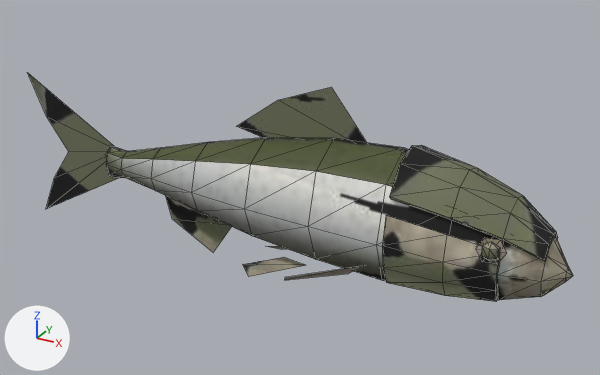
Two versions of the glTF model arte/modelos/fauna/peixes/peixe_couraca/peixe_couraca.glb, one commit apart.
Rendered twice from a camera (50 mm lens) standing at (0.207, -0.374, 0.246) and looking at (-0.003, 0.008, 0.055). Arrows for +X, +Y and +Z are at lower left; the lights stay in place. The first picture is the older version. Mesh edges are drawn as thin lines. Vertices at exactly the same position are counted once.

Before the edit, the objects in view are built like this:
```python
me_peixe_couraca_malha = bpy.data.meshes.new('peixe_couraca_malha')
me_peixe_couraca_malha.from_pydata(...)  # 243 vertices, 371 faces; spans x -0.2..0.153, y -0.043..0.043, z 0.0..0.12
me_peixe_couraca_malha.materials.append(mat_peixe_couraca_tex)  # picture img_peixe_couraca_cor
ob_peixe_couraca_corpo = bpy.data.objects.new('peixe_couraca_corpo', me_peixe_couraca_malha)
ob_peixe_couraca_corpo.location = (0.0, 0.0, 0.0)
```
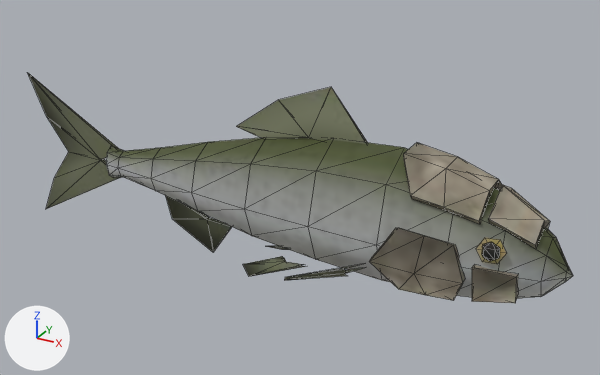
The change in detail:
me_peixe_couraca_malha is used by ob_peixe_couraca_corpo; location (0.0, 0.0, 0.0).
me_peixe_couraca_malha had 243 vertices, 371 faces and spanned x -0.2..0.153, y -0.043..0.043, z 0.0..0.12.
me_peixe_couraca_malha now has 273 vertices, 396 faces and spans x -0.2..0.153, y -0.043..0.043, z 0.0..0.12.
me_peixe_couraca_malha part 1: the loose piece of 34 vertices spanning x 0.066..0.141, y -0.026..0.027, z 0.054..0.096 is rebuilt with 22 vertices and now spans x 0.065..0.11, y -0.024..0.025, z 0.07..0.094.
me_peixe_couraca_malha part 2: the loose piece of 22 vertices spanning x 0.066..0.122, y -0.033..-0.017, z 0.028..0.069 is rebuilt with 17 vertices and now spans x 0.059..0.107, y -0.032..-0.019, z 0.025..0.064.
Part 3, on me_peixe_couraca_malha:
14 vertices are removed from x -0.128..0.056, y -0.029..0.029, z 0.017..0.088.
19 faces are deleted.
7 vertices in x -0.122, y -0.007..0.007, z 0.039..0.055 move by (-0.003, 0.0, 0.0).
1 vertex moves from x -0.122, y 0.0, z 0.058 to x -0.125, y 0.0, z 0.057.
42 vertices are added at x -0.143..0.056, y -0.031..0.031, z 0.015..0.09.
52 new faces join them.
Part 4, on me_peixe_couraca_malha:
4 vertices are removed from x 0.118, y -0.028..0.022, z 0.057..0.063.
16 faces are deleted.
4 vertices in x 0.122, y -0.026..0.024, z 0.057..0.063 move by (-0.001, -0.001, 0.0).
4 vertices in x 0.114, y -0.026..0.024, z 0.057..0.063 move by (0.001, -0.001, 0.0).
28 vertices are added at x 0.111..0.136, y -0.03..0.03, z 0.03..0.084.
44 new faces join them.
me_peixe_couraca_malha part 5: 212 kept faces spanning x -0.139..0.153, y -0.031..0.031, z 0.017..0.094 get new texture (UV) coordinates.
Other edits to the shape of me_peixe_couraca_malha do not show in these pictures.

What differs and where, as boxes [x1, y1, x2, y2] in the pictures (600 x 375 px):
'peixe_couraca_corpo', reshaped
    before: [28, 73, 573, 302]
    after: [28, 73, 573, 303]
part 1 of me_peixe_couraca_malha, rebuilt (41% narrower, 30% shorter)
    before: [390, 145, 558, 261]
    after: [403, 143, 502, 224]
part 2 of me_peixe_couraca_malha, rebuilt (18% narrower, 17% shorter)
    before: [382, 215, 499, 302]
    after: [369, 228, 465, 300]
part 3 of me_peixe_couraca_malha, built on
    before: [28, 73, 367, 280]
    after: [28, 73, 368, 280]
part 4 of me_peixe_couraca_malha, built on
    before: [481, 242, 500, 261]
    after: [472, 185, 550, 303]
part 5 of me_peixe_couraca_malha, surface changed
    both: [106, 138, 573, 299]
